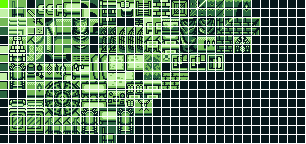
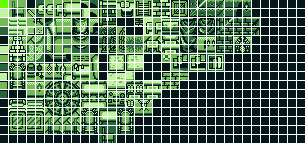
Two versions of the same layered image (306x144). Layer-by-layer changes:
painted on "castle.png" over <box>31,27,187,80</box>
